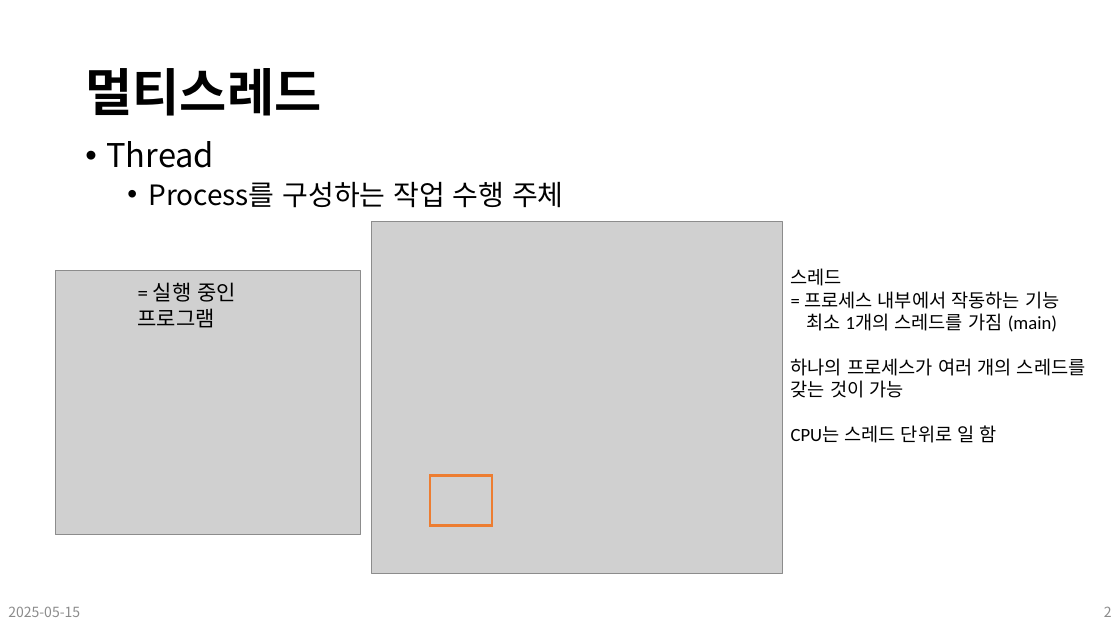
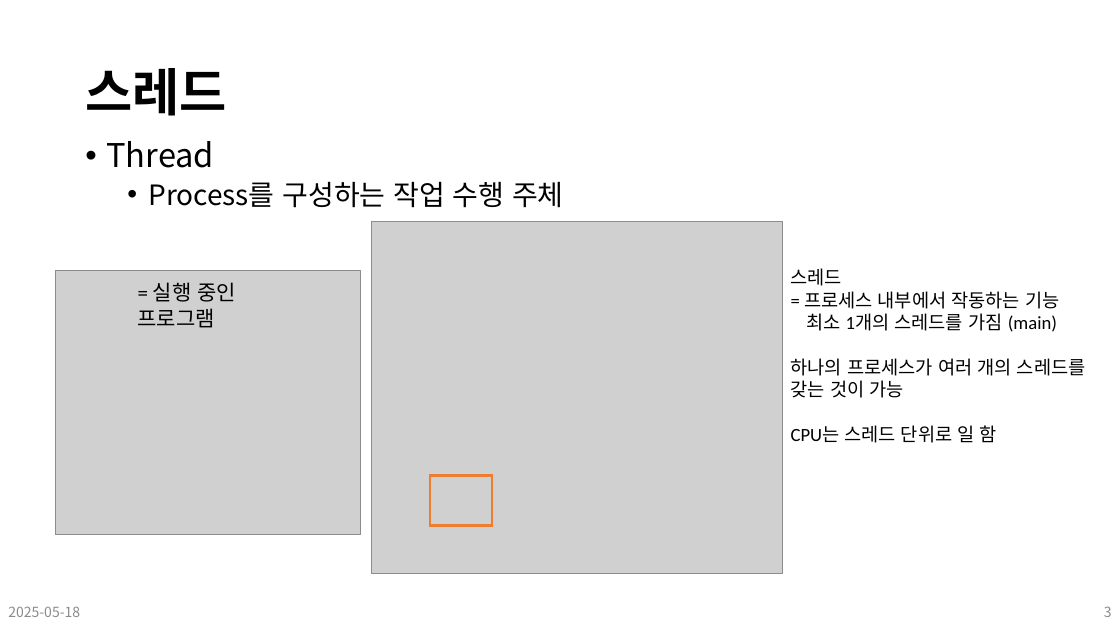
Before and after one commit to Leader-Lesson/KDT_SF_Short_5th, a slide deck: slide 3 of material/16_CSharp_심화문법 (멀티스레드).pptx (slide 2 before the commit). Drawn at 1120x630 pixels with LibreOffice and Linux fonts; fonts in the diff are those of the drawing; grey boxes stand for pictures; background and template pictures are left out. Boxes give left, top, right and bottom in pixels: in the first picture for what was removed or moved away, otherwise in the second. Text is boxed around its words. In the diff, an @@ line names an element or a change of style, - is before the commit and + after.

```diff
--- a/material/16_CSharp_심화문법 (멀티스레드).pptx
+++ b/material/16_CSharp_심화문법 (멀티스레드).pptx
@@ title at <box>85,68,227,116</box>: text changed @@
-멀티스레드
+스레드
@@ text at <box>8,606,80,617</box>: text changed @@
-2025-05-15
+2025-05-18
@@ page number at <box>1104,606,1112,617</box>: text changed @@
-2
+3
```
Also in this commit, not shown: 23 other slides changed, 3 slides added, 27 other files.
